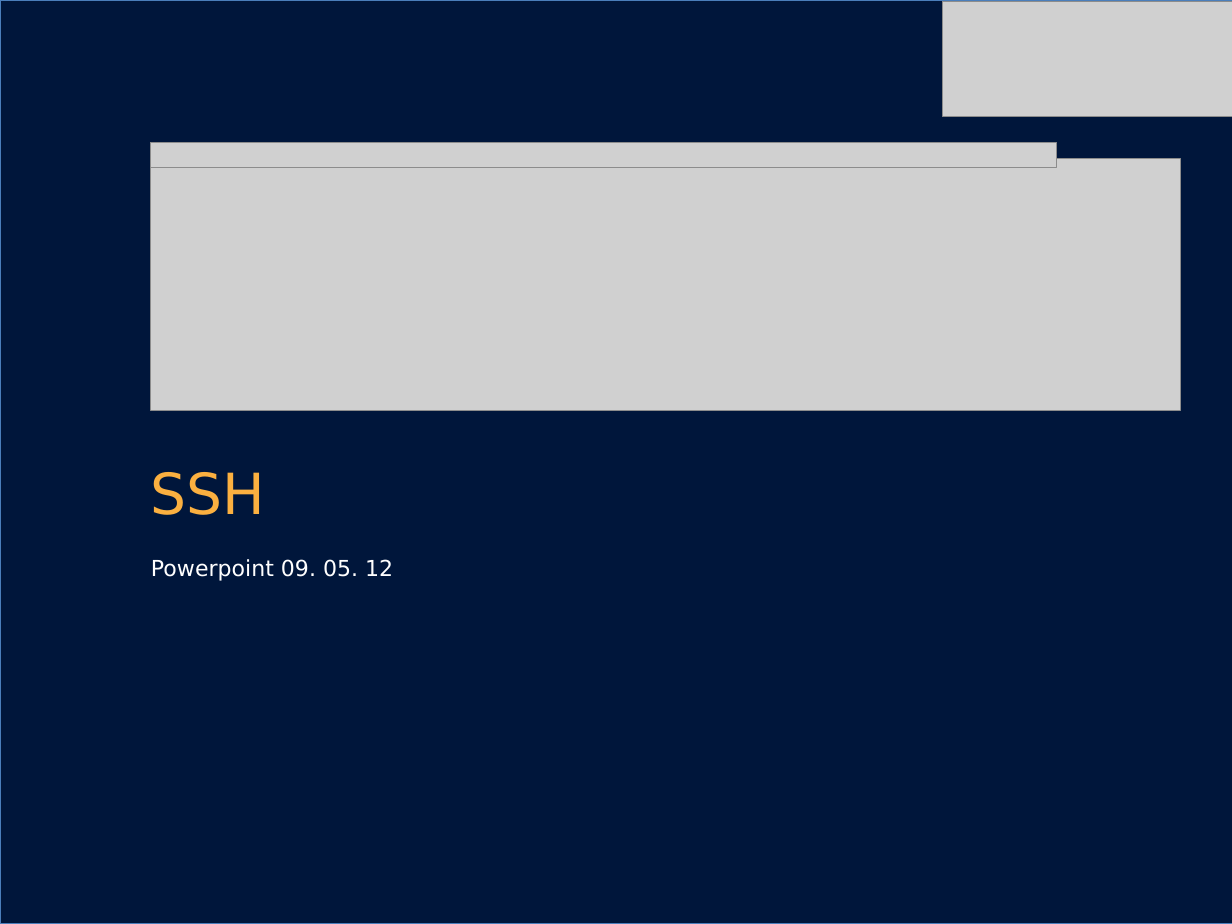
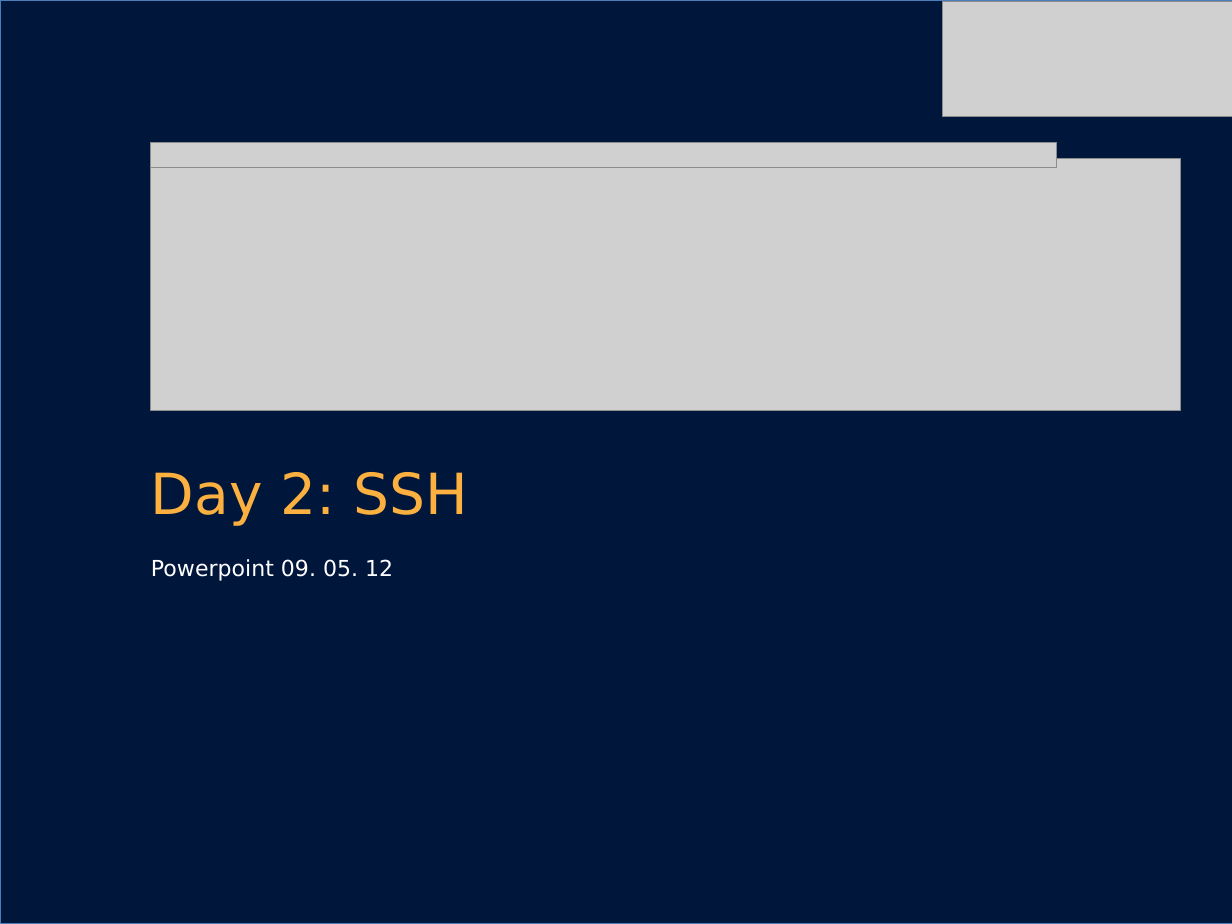
Before and after one commit to cphdat2sem2017-Cos/week01-OS-Linux, a slide deck: slide 1 of slides/Day_2.pptx. Drawn at 1232x924 pixels with LibreOffice and Linux fonts; fonts in the diff are those of the drawing; grey boxes stand for pictures; background and template pictures are left out. Boxes give left, top, right and bottom in pixels: in the first picture for what was removed or moved away, otherwise in the second. Text is boxed around its words. In the diff, an @@ line names an element or a change of style, - is before the commit and + after.

```diff
--- a/slides/Day_2.pptx
+++ b/slides/Day_2.pptx
@@ text at box(151, 472, 468, 525): text changed @@
-SSH
+Day 2: SSH
```
Also in this commit, not shown: 1 other slide changed, 4 slides removed, 15 other files.
